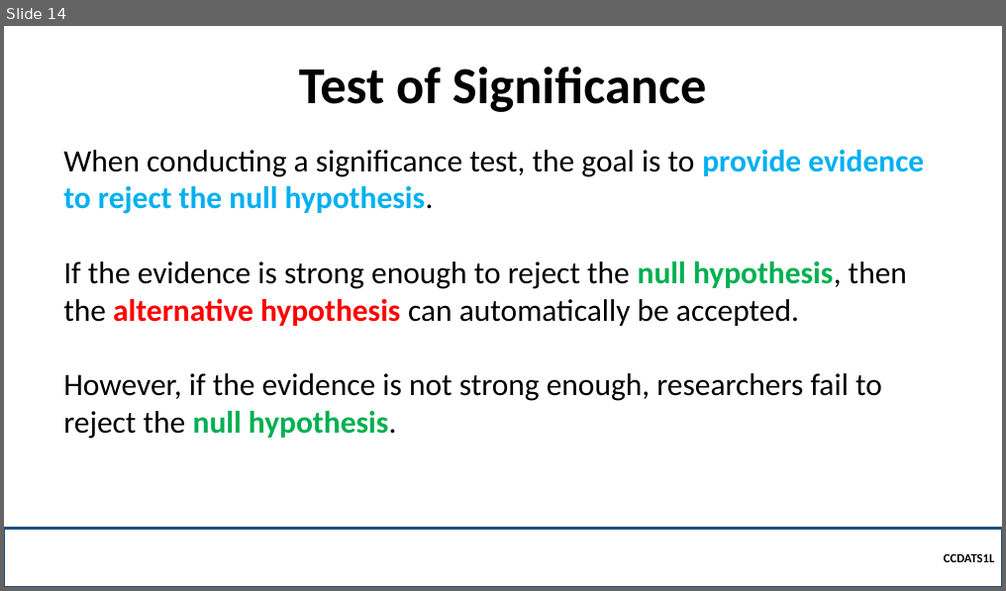
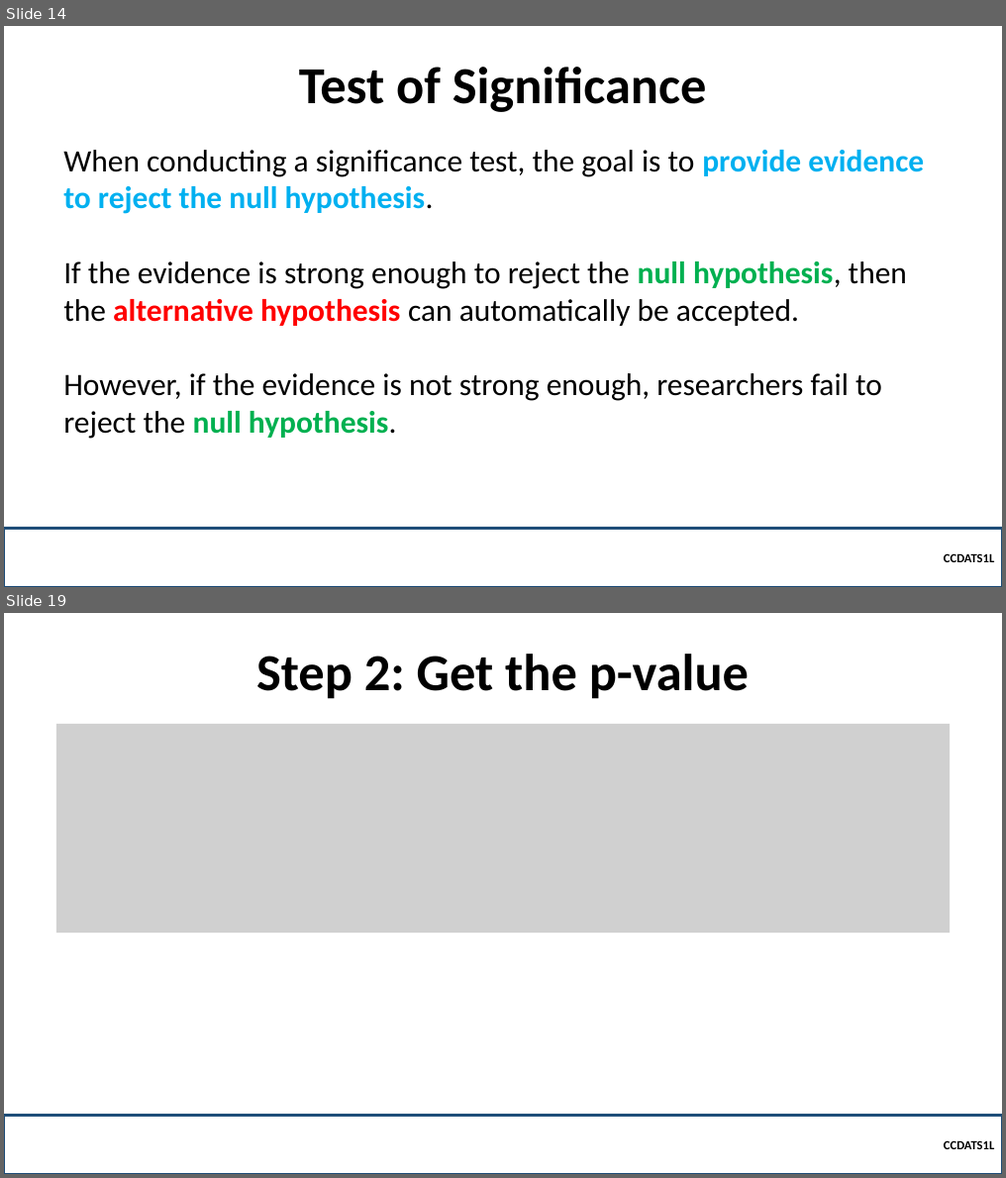
Before and after one commit to robitussin/CCDATS1L, a slide deck: week 10/Test of Significance.pptx. Shown one above the other, each under a label of ours: slide 14 before the commit, slides 14 and 19 after it; the slides between them are not shown. The pictures are 1006x591 and 1006x1178 pixels, drawn with LibreOffice and Linux fonts; fonts in the diff are those of the drawing; grey boxes stand for pictures; background and template pictures are left out. Boxes give left, top, right and bottom in pixels: in the first picture for what was removed or moved away, otherwise in the second. Text is boxed around its words. In the diff, an @@ line names an element or a change of style, - is before the commit and + after.

```diff
--- a/week 10/Test of Significance.pptx
+++ b/week 10/Test of Significance.pptx
@@ slide 19 added at [4, 613, 1002, 1174], background picture (left out) @@
@@ title added at [256, 654, 748, 699], 50 pt, text #000000, bold @@
+Step 2: Get the p-value
@@ picture added at [56, 724, 949, 933] @@
@@ rectangle added at [4, 1115, 1002, 1174], outline #1F4E79 2.25 pt, 12 pt, text #000000, bold @@
+  CCDATS1L
```
Also in this commit, not shown: 4 other slides added, 1 other file.
